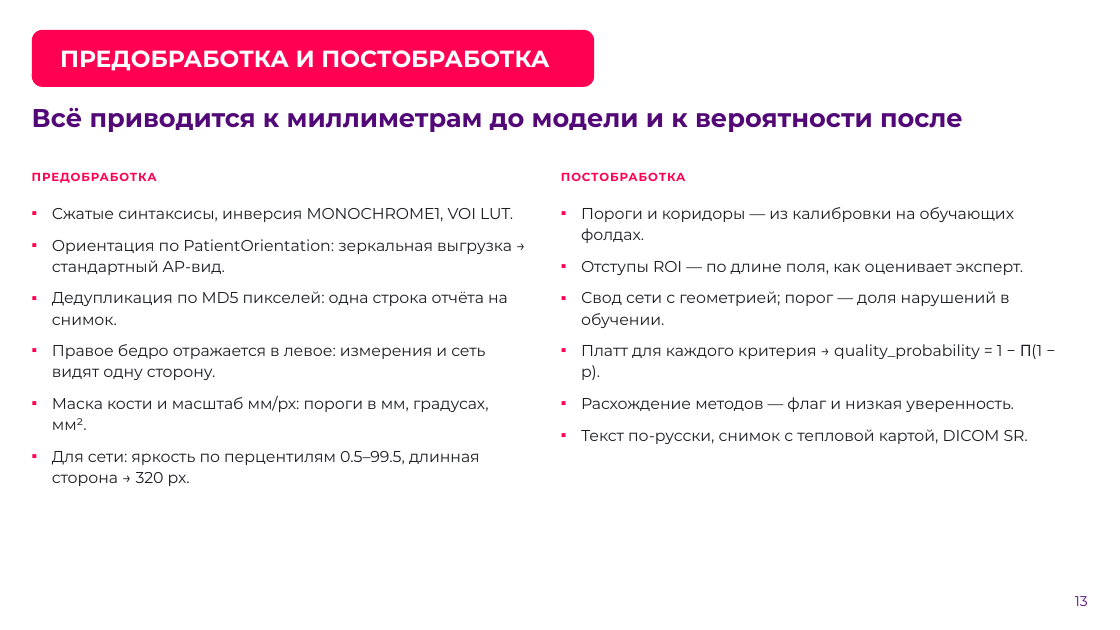
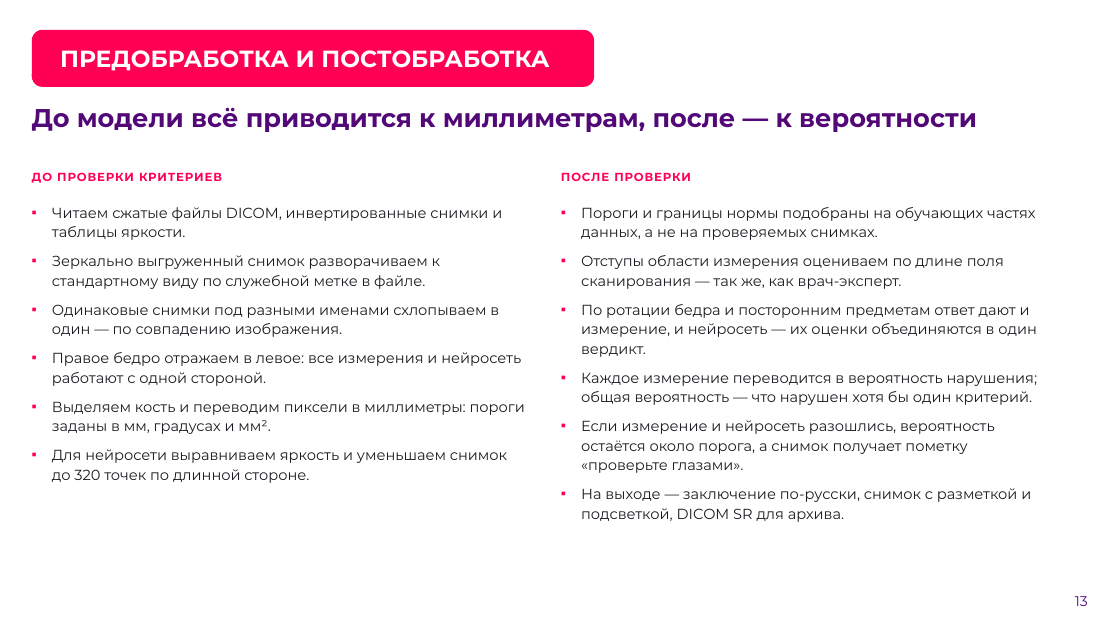
Before and after one commit to theorcos239/LCT_2026, a slide deck: slide 13 of docs/presentation/DXA_QC_pitch.pptx. Drawn at 1120x630 pixels with LibreOffice and Linux fonts; fonts in the diff are those of the drawing; background and template pictures are left out. Boxes give left, top, right and bottom in pixels: in the first picture for what was removed or moved away, otherwise in the second. Text is boxed around its words. In the diff, an @@ line names an element or a change of style, - is before the commit and + after.

```diff
--- a/docs/presentation/DXA_QC_pitch.pptx
+++ b/docs/presentation/DXA_QC_pitch.pptx
@@ text at (32,107,977,132): text changed @@
-Всё приводится к миллиметрам до модели и к вероятности после
+До модели всё приводится к миллиметрам, после — к вероятности
@@ text at (32,172,222,183): text changed @@
-ПРЕДОБРАБОТКА
+ДО ПРОВЕРКИ КРИТЕРИЕВ
@@ text at (561,172,691,181): text changed @@
-ПОСТОБРАБОТКА
+ПОСЛЕ ПРОВЕРКИ
@@ text at (52,207,525,483): text changed; size 13.5 to 12.5 pt @@
-▪ Сжатые синтаксисы, инверсия MONOCHROME1, VOI LUT.
-▪ Ориентация по PatientOrientation: зеркальная выгрузка → стандартный AP-вид.
-▪ Дедупликация по MD5 пикселей: одна строка отчёта на снимок.
-▪ Правое бедро отражается в левое: измерения и сеть видят одну сторону.
-▪ Маска кости и масштаб мм/px: пороги в мм, градусах, мм².
-▪ Для сети: яркость по перцентилям 0.5–99.5, длинная сторона → 320 px.
+▪ Читаем сжатые файлы DICOM, инвертированные снимки и таблицы яркости.
+▪ Зеркально выгруженный снимок разворачиваем к стандартному виду по служебной метке в файле.
+▪ Одинаковые снимки под разными именами схлопываем в один — по совпадению изображения.
+▪ Правое бедро отражаем в левое: все измерения и нейросеть работают с одной стороной.
+▪ Выделяем кость и переводим пиксели в миллиметры: пороги заданы в мм, градусах и мм².
+▪ Для нейросети выравниваем яркость и уменьшаем снимок до 320 точек по длинной стороне.
@@ text at (581,207,1038,522): text changed; size 13.5 to 12.5 pt @@
-▪ Пороги и коридоры — из калибровки на обучающих фолдах.
-▪ Отступы ROI — по длине поля, как оценивает эксперт.
-▪ Свод сети с геометрией; порог — доля нарушений в обучении.
-▪ Платт для каждого критерия → quality_probability = 1 − Π(1 − p).
-▪ Расхождение методов — флаг и низкая уверенность.
-▪ Текст по-русски, снимок с тепловой картой, DICOM SR.
+▪ Пороги и границы нормы подобраны на обучающих частях данных, а не на проверяемых снимках.
+▪ Отступы области измерения оцениваем по длине поля сканирования — так же, как врач-эксперт.
+▪ По ротации бедра и посторонним предметам ответ дают и измерение, и нейросеть — их оценки объединяются в один вердикт.
+▪ Каждое измерение переводится в вероятность нарушения; общая вероятность — что нарушен хотя бы один критерий.
+▪ Если измерение и нейросеть разошлись, вероятность остаётся около порога, а снимок получает пометку «проверьте глазами».
+▪ На выходе — заключение по-русски, снимок с разметкой и подсветкой, DICOM SR для архива.
```
Also in this commit, not shown: 23 other slides changed, 1 slide added, 1 slide removed, 32 other files.
